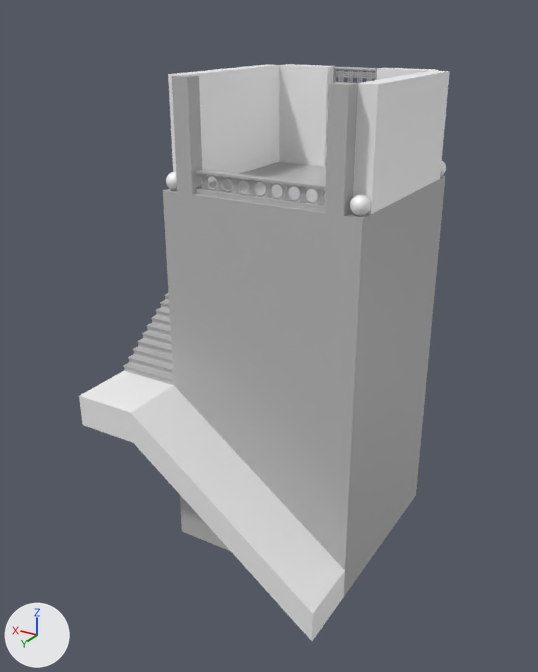
Two versions of the FBX model build/assets/turret.fbx, one commit apart.
The view is the same before and after, from a 50 mm lens placed at (-0.201, 0.381, 0.089), pointed at (0.021, 0.012, -0.096). Lighting does not change. The marker at lower left points along +X, +Y and +Z. Where no turn or scale is listed for an object, it has been applied to the vertices.
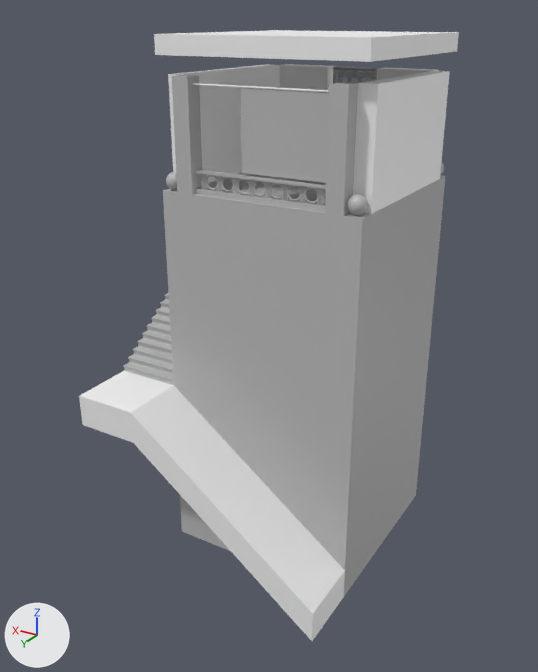
What differs and where, as boxes (x1, y1, x2, y2) in the pictures (538 x 672 px):
'pCube139', added
    after: (154, 30, 459, 62)
'fabric_1', added
    after: (241, 88, 329, 183)
'pSphere1', moved
    before: (166, 172, 177, 190)
    after: (348, 194, 368, 215)
'pSphere4', reshaped, moved
    before: (350, 195, 371, 216)
    after: (440, 162, 444, 175)
'pCylinder20', added
    after: (193, 83, 329, 92)
'pSphere6', added
    after: (166, 172, 177, 190)
'pSphere3', deleted
    before: (440, 161, 446, 176)
'polySurface134', unchanged, covered by the edit
    before: (279, 64, 333, 166)
    after: (280, 64, 333, 90)

Diff of the bpy script that builds the scene:
```diff
--- a/build/assets/turret.fbx.py
+++ b/build/assets/turret.fbx.py
@@ mat_sphere_map @@
+mat_sphere_map = principled_material('sphere_map')
+mat_sphere_map.base_color = (0.5, 0.5, 0.5)  # grey #bcbcbc
+mat_sphere_map.roughness = 0.33
@@ mat_fabric @@
+mat_fabric = principled_material('fabric')
+mat_fabric.base_color = (0.5, 0.5, 0.5)  # grey #bcbcbc
+mat_fabric.roughness = 0.33
@@ me_mesh_014_1 @@
+me_mesh_014_1.from_pydata(...)  # a UV sphere (20 segments, 20 rings, poles along y) spanning x -0.5..0.5, y -0.5..0.5, z -0.5..0.5
+me_mesh_014_1.materials.append(mat_sphere_map)  # its picture is missing
@@ me_mesh_021 @@
+me_mesh_021.from_pydata(...)  # an 8-sided cylinder along x spanning x -0.04..0.04, y -0.0005..0.0005, z -0.0005..0.0005
+me_mesh_021.materials.append(mat_porcelain)  # white #ffffff
@@ me_mesh_018_1 @@
+me_mesh_018_1.from_pydata(...)  # a UV sphere (20 segments, 20 rings, poles along z) spanning x -0.005..0.005, y -0.005..0.005, z -0.005..0.005
+me_mesh_018_1.materials.append(mat_sphere_map)  # its picture is missing
@@ me_mesh_022 @@
+me_mesh_022.from_pydata(...)  # 289 vertices, 256 faces; spans x -0.025..0.025, y 0.0, z -0.0213..0.0213
+me_mesh_022.materials.append(mat_fabric)  # its picture is missing
@@ me_mesh_020 @@
+me_mesh_020.from_pydata(...)  # a box spanning x -0.06..0.06, y -0.06..0.06, z -0.005..0.005
+me_mesh_020.materials.append(mat_porcelain)  # white #ffffff
@@ ob_psphere1 @@
 ob_psphere1 = bpy.data.objects.new('pSphere1', me_mesh_014)
-ob_psphere1.location = (0.055, 0.055, 0.005)
+ob_psphere1.location = (-0.055, 0.055, 0.005)
 ob_psphere1.rotation_euler = (1.571, 0.0, 0.0)  # degrees (90, 0, 0)
@@ ob_psphere4 @@
-ob_psphere4 = bpy.data.objects.new('pSphere4', me_mesh_017)
-ob_psphere4.location = (-0.0563, 0.055, 0.005)
+ob_psphere4 = bpy.data.objects.new('pSphere4', me_mesh_014_1)
+ob_psphere4.location = (-0.055, -0.055, 0.005)
 ob_psphere4.rotation_euler = (1.571, 0.0, 0.0)  # degrees (90, 0, 0)
@@ ob_psphere3 @@
-ob_psphere3 = bpy.data.objects.new('pSphere3', me_mesh_016)
-ob_psphere3.location = (-0.0562, -0.055, 0.005)
@@ ob_pcylinder20 @@
+ob_pcylinder20 = bpy.data.objects.new('pCylinder20', me_mesh_021)
+ob_pcylinder20.location = (0.0, 0.055, 0.0562)
@@ ob_psphere6 @@
+ob_psphere6 = bpy.data.objects.new('pSphere6', me_mesh_018_1)
+ob_psphere6.location = (0.055, 0.055, 0.005)
@@ ob_fabric_1 @@
+ob_fabric_1 = bpy.data.objects.new('fabric_1', me_mesh_022)
+ob_fabric_1.location = (-0.0137, 0.055, 0.035)
@@ ob_pcube139 @@
+ob_pcube139 = bpy.data.objects.new('pCube139', me_mesh_020)
+ob_pcube139.location = (0.0, 0.0, 0.075)
```
